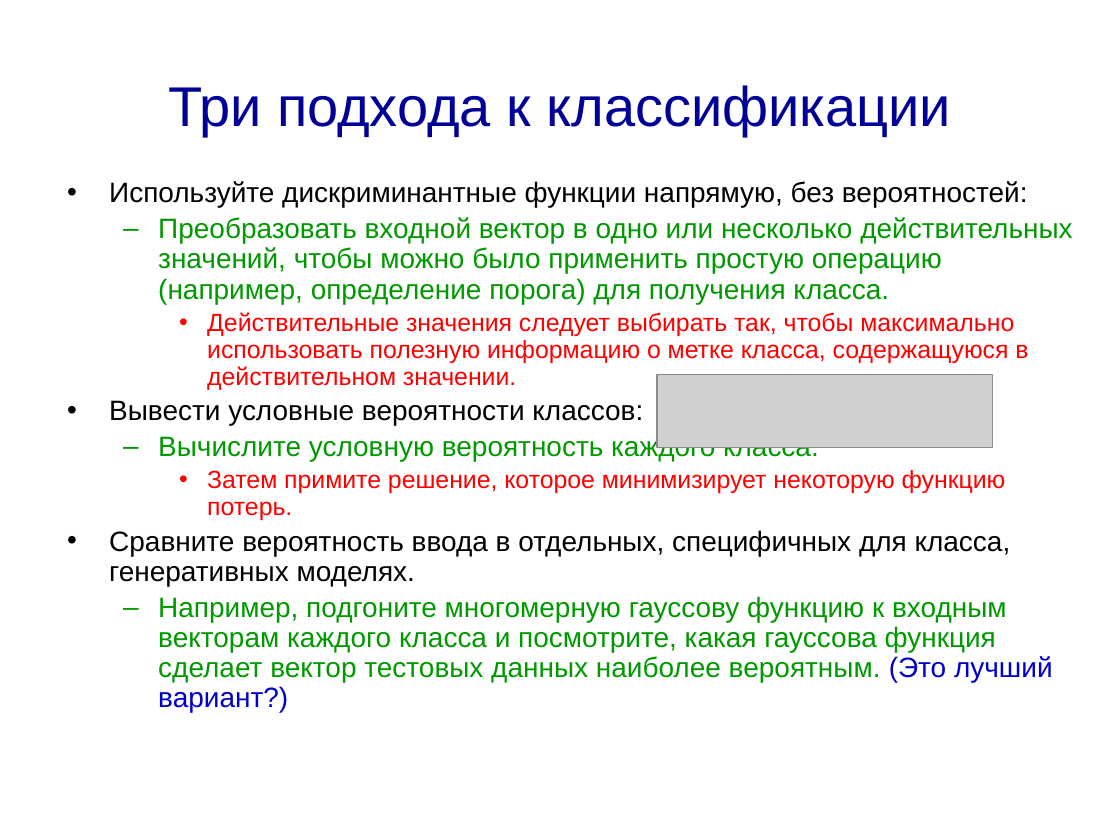
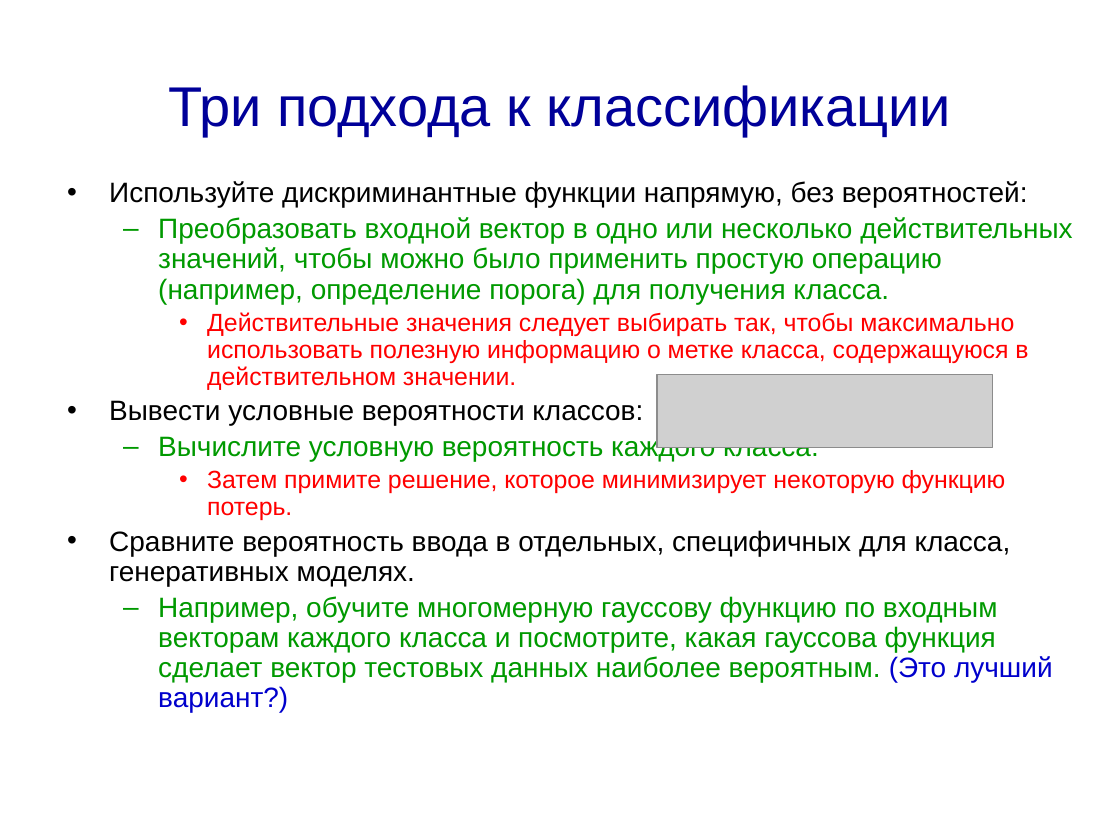
Before and after one commit to sudakov/ai-lab, a slide deck: slide 4 of ML3.pptx. Drawn at 1120x840 pixels with LibreOffice and Linux fonts; fonts in the diff are those of the drawing; grey boxes stand for pictures. Boxes give left, top, right and bottom in pixels: in the first picture for what was removed or moved away, otherwise in the second. Text is boxed around its words. In the diff, an @@ line names an element or a change of style, - is before the commit and + after.

```diff
--- a/ML3.pptx
+++ b/ML3.pptx
@@ text at bbox=[158, 596, 1053, 713]: text changed @@
-  – Например, подгоните многомерную гауссову функцию к входным векторам каждого класса и посмотрите, какая гауссова функция сделает вектор тестовых данных наиболее вероятным. (Это лучший вариант?)
+  – Например, обучите многомерную гауссову функцию по входным векторам каждого класса и посмотрите, какая гауссова функция сделает вектор тестовых данных наиболее вероятным. (Это лучший вариант?)
```
Also in this commit, not shown: 12 other slides changed, 4 slides added, 1 other file.
